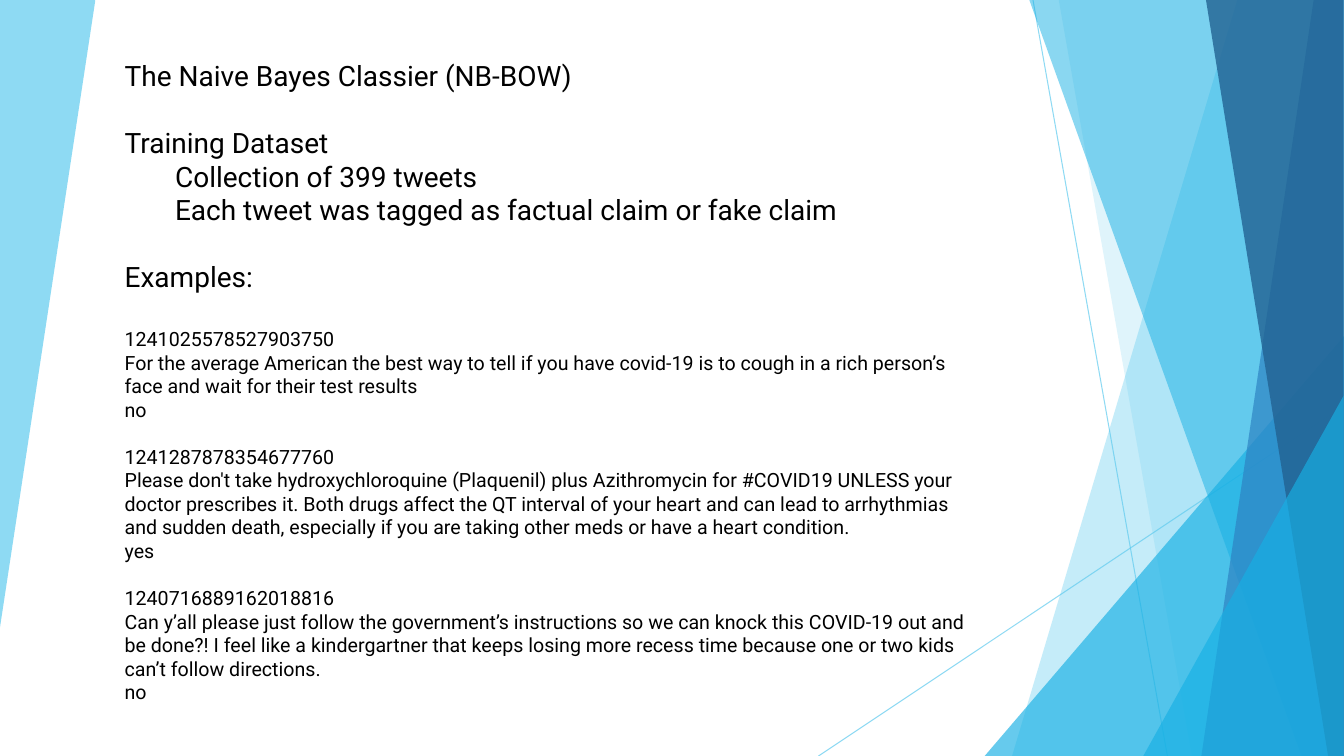
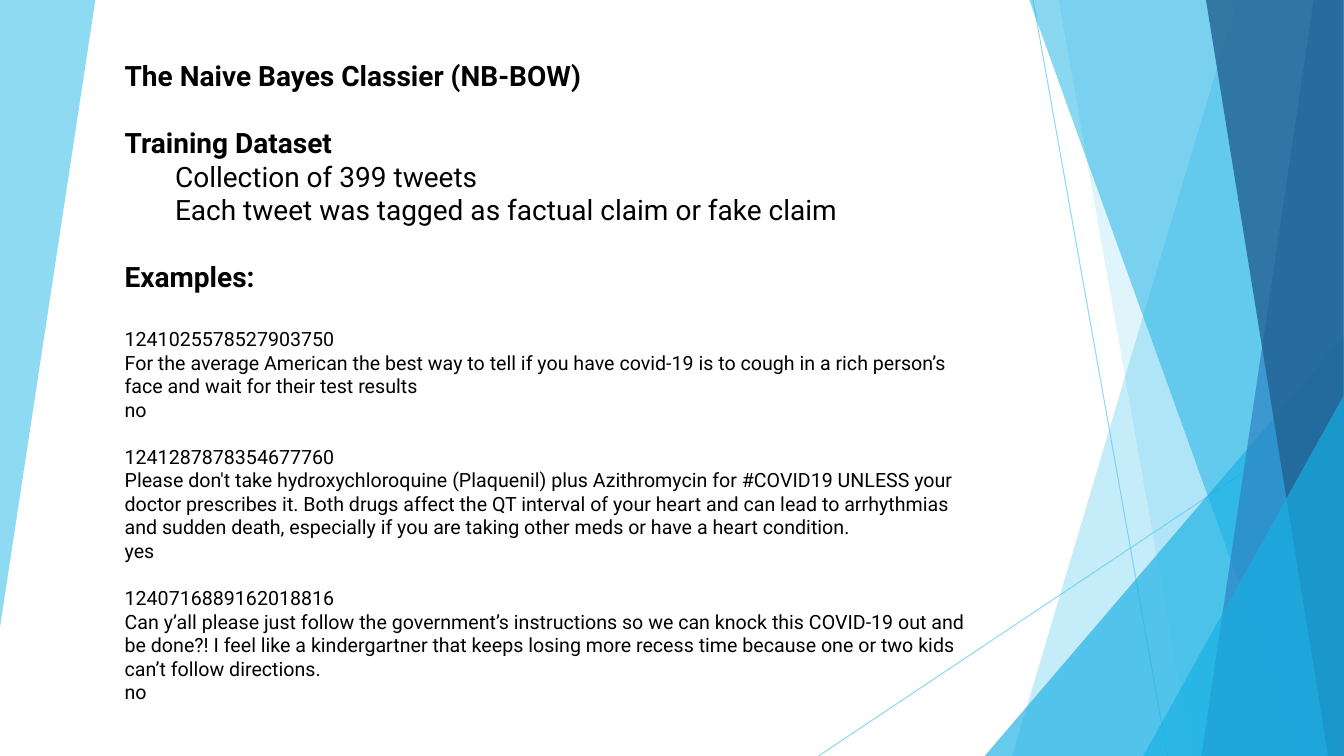
Before and after one commit to nyok0/a3-472-2020-fall, a slide deck: slide 2 of a3_demo_presentation.pptx. Drawn at 1344x756 pixels with LibreOffice and Linux fonts; fonts in the diff are those of the drawing. Boxes give left, top, right and bottom in pixels: in the first picture for what was removed or moved away, otherwise in the second. Text is boxed around its words. In the diff, an @@ line names an element or a change of style, - is before the commit and + after.

```diff
--- a/a3_demo_presentation.pptx
+++ b/a3_demo_presentation.pptx
@@ text at (x1=125, y1=64, x2=581, y2=293): bold on in "The Naive Bayes Classier (NB-BOW)", "Training Dataset", "Examples:" @@
```
Also in this commit, not shown: 2 other slides changed, 1 slide added.
